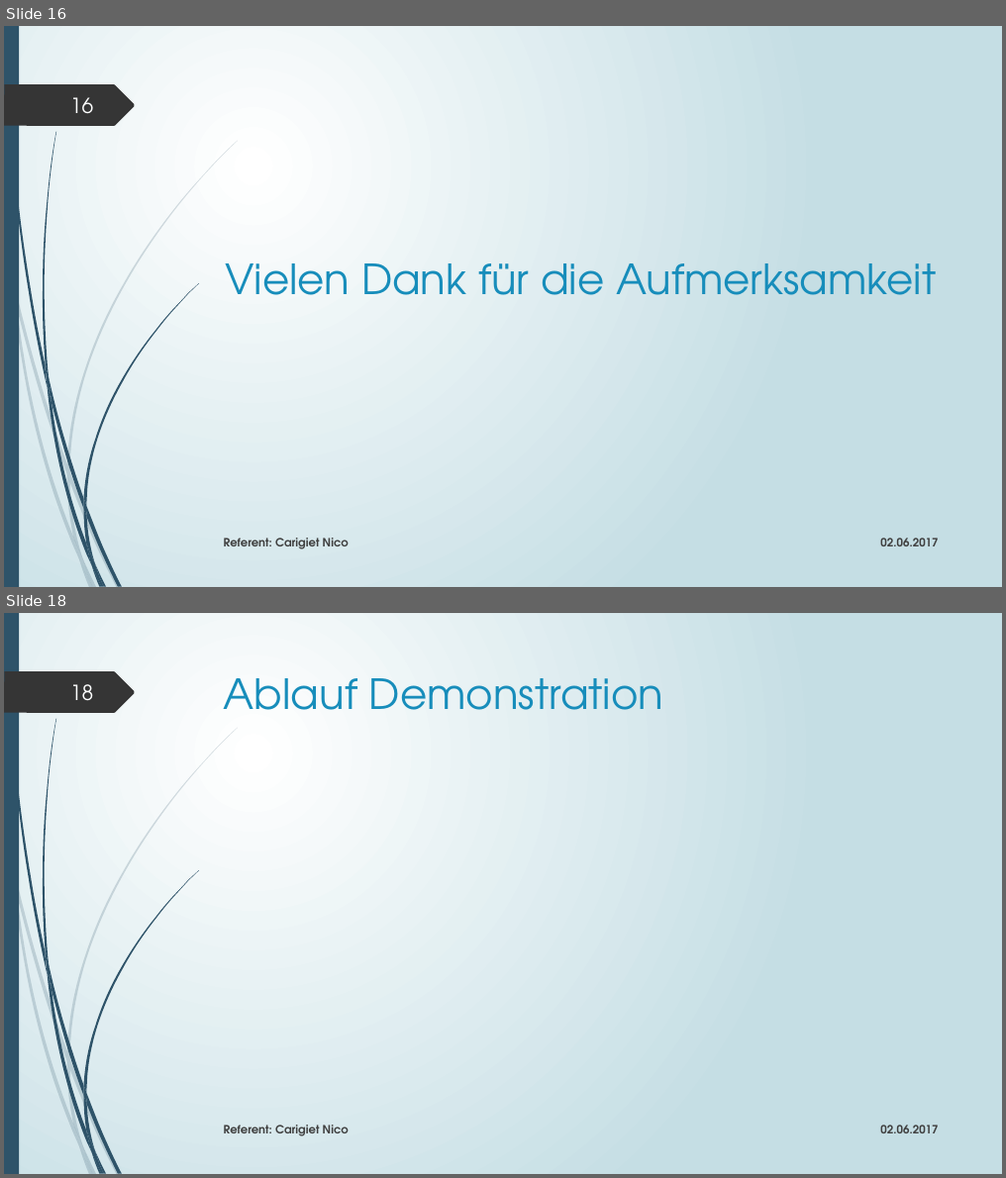
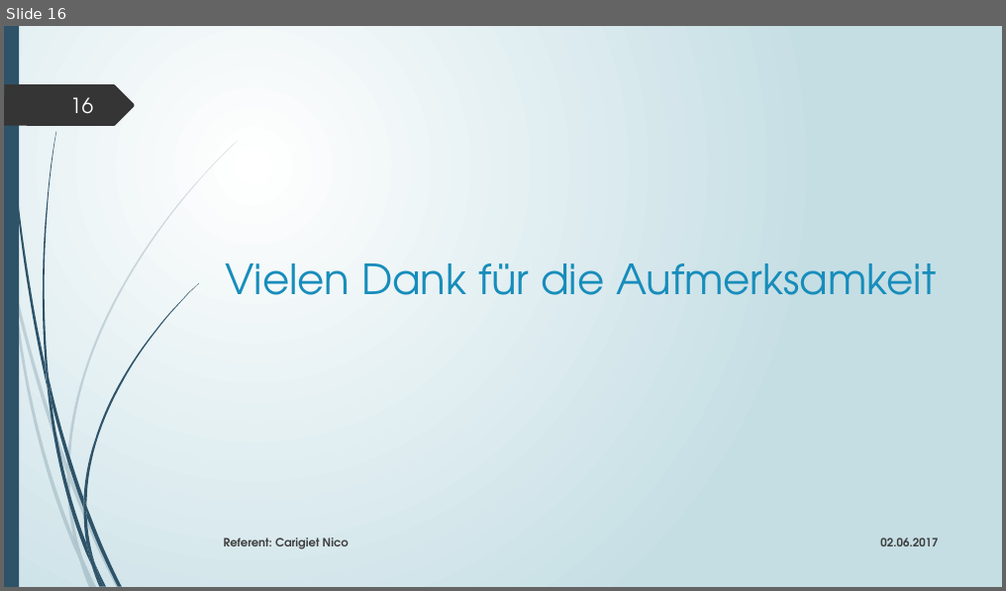
Before and after one commit to edecom/IPA, a slide deck: 4_Dokumente/48_Präsentation & Demonstration/IPA_Präsentation_Carigiet_Nico_20170529_DEFINITIV.pptx. Shown one above the other, each under a label of ours: slides 16 and 18 before the commit, slide 16 after it; the slides between them are not shown. The pictures are 1006x1178 and 1006x591 pixels, drawn with LibreOffice and Linux fonts; fonts in the diff are those of the drawing. Boxes give left, top, right and bottom in pixels: in the first picture for what was removed or moved away, otherwise in the second. Text is boxed around its words. In the diff, an @@ line names an element or a change of style, - is before the commit and + after.

```diff
--- a/4_Dokumente/48_Präsentation & Demonstration/IPA_Präsentation_Carigiet_Nico_20170529_DEFINITIV.pptx
+++ b/4_Dokumente/48_Präsentation & Demonstration/IPA_Präsentation_Carigiet_Nico_20170529_DEFINITIV.pptx
@@ slide 18 removed at (x1=4, y1=613, x2=1002, y2=1174), background gradient #FFFFFF to #C5DEE5; not listed: 24 template elements that a slide beside it also shows @@
@@ page number removed at (x1=70, y1=684, x2=93, y2=701) @@
-18
@@ title removed at (x1=224, y1=678, x2=664, y2=710) @@
-Ablauf Demonstration
@@ text removed at (x1=224, y1=1125, x2=349, y2=1137) @@
-Referent: Carigiet Nico
@@ text removed at (x1=880, y1=1125, x2=938, y2=1134) @@
-02.06.2017
```
Also in this commit, not shown: 1 other slide removed, 2 other files.
